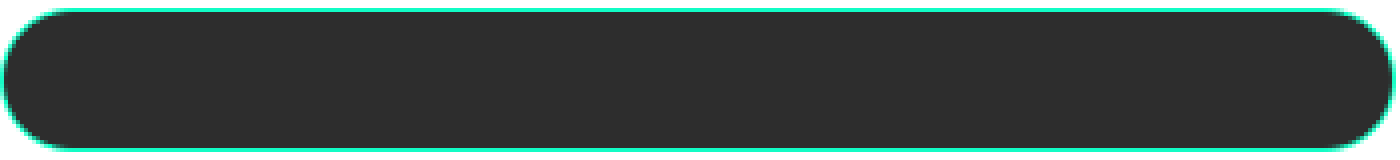
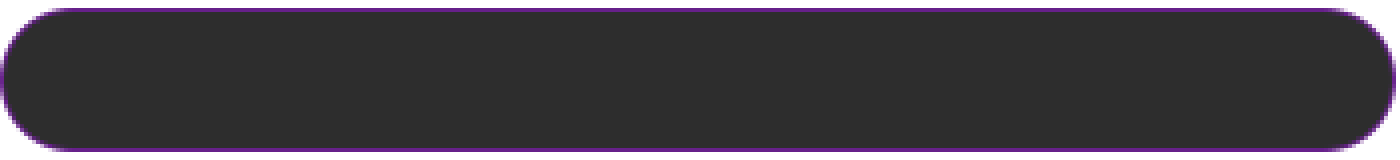
Before/after of a 1400 × 160 layered artwork. What changed in the layer stack:
pixels changed over (0, 8, 1396, 152) (layer not identified)
